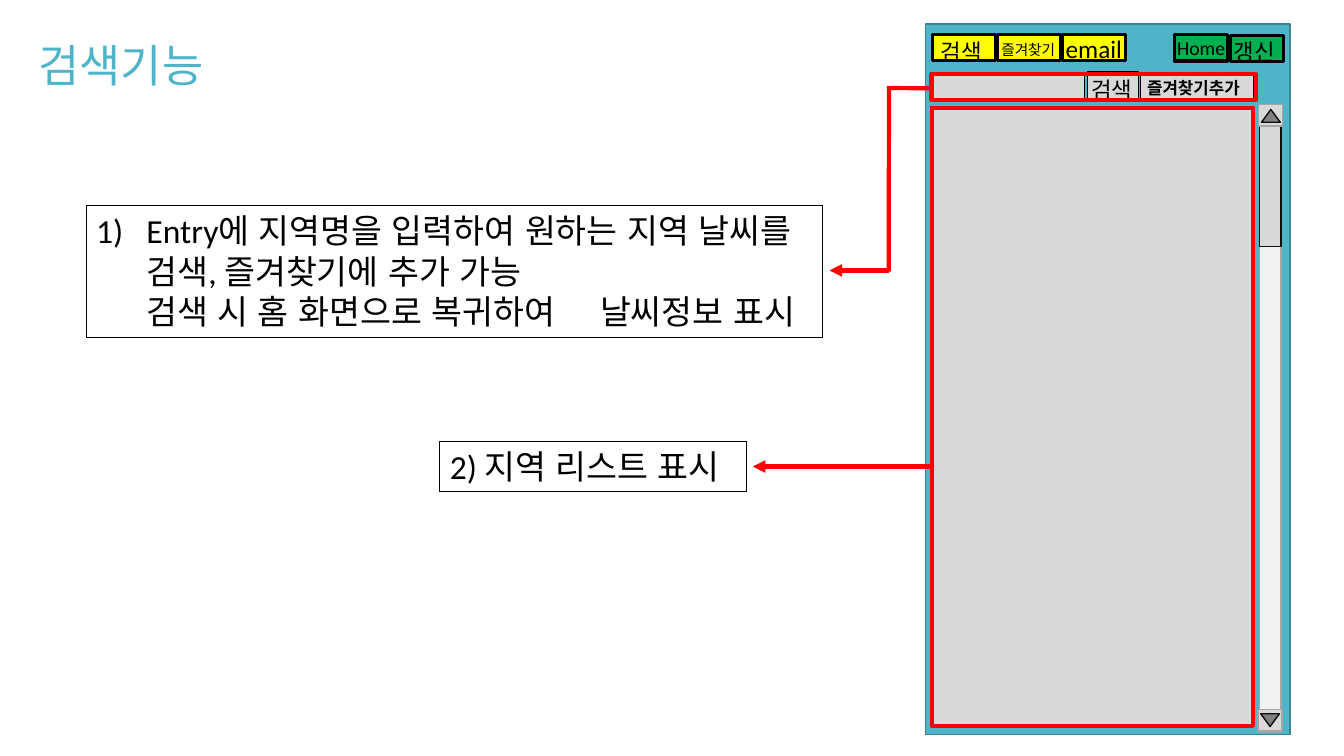
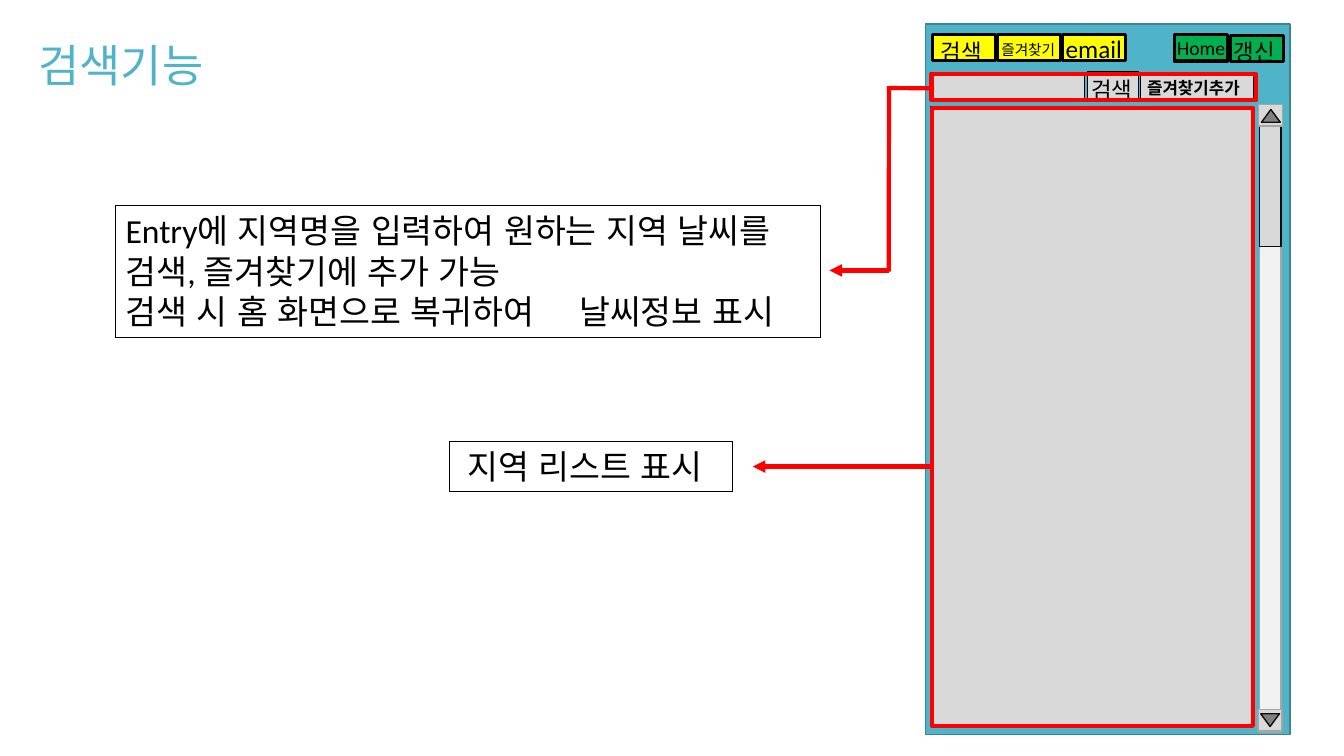
Before and after one commit to 1TAEK/ScriptLanguage-TermProject, a slide deck: slide 8 of 기획/2019스크립트언어 ㅌㅌ팀 기획발표.pptx. Drawn at 1344x756 pixels with LibreOffice and Linux fonts; fonts in the diff are those of the drawing. Boxes give left, top, right and bottom in pixels: in the first picture for what was removed or moved away, otherwise in the second. Text is boxed around its words. In the diff, an @@ line names an element or a change of style, - is before the commit and + after.

```diff
--- a/기획/2019스크립트언어 ㅌㅌ팀 기획발표.pptx
+++ b/기획/2019스크립트언어 ㅌㅌ팀 기획발표.pptx
@@ rectangle "Entry에 지역명을 입력하여 원하는 지역 ...": place and size @@
-rectangle "Entry에 지역명을 입력하여 원하는 지역 ..." at box(86, 206, 823, 338)
+rectangle "Entry에 지역명을 입력하여 원하는 지역 ..." at box(116, 206, 822, 338)
@@ text in rectangle at box(126, 215, 771, 288): bullet 1) to none @@
@@ rectangle "지역 리스트 표시": place and size @@
-rectangle "지역 리스트 표시" at box(440, 442, 746, 492)
+rectangle "지역 리스트 표시" at box(450, 442, 732, 492)
@@ text in rectangle at box(467, 451, 703, 482): text changed @@
-2) 지역 리스트 표시
+지역 리스트 표시
```
Also in this commit, not shown: 3 other slides changed.
